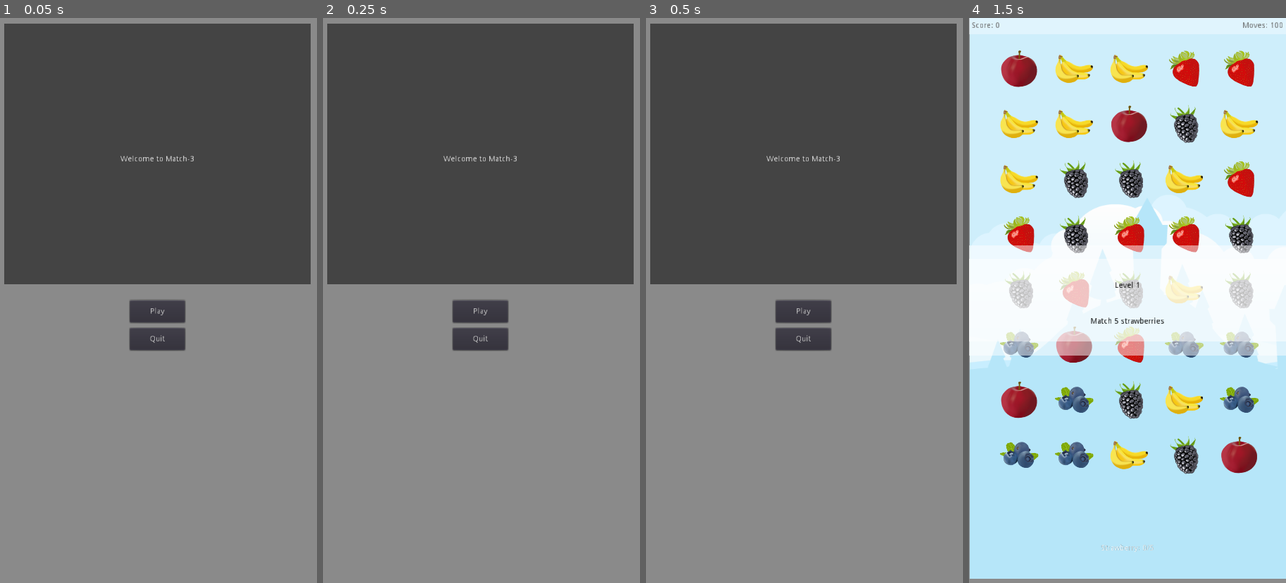
Above: before the commit, frames 1-4 (left to right).
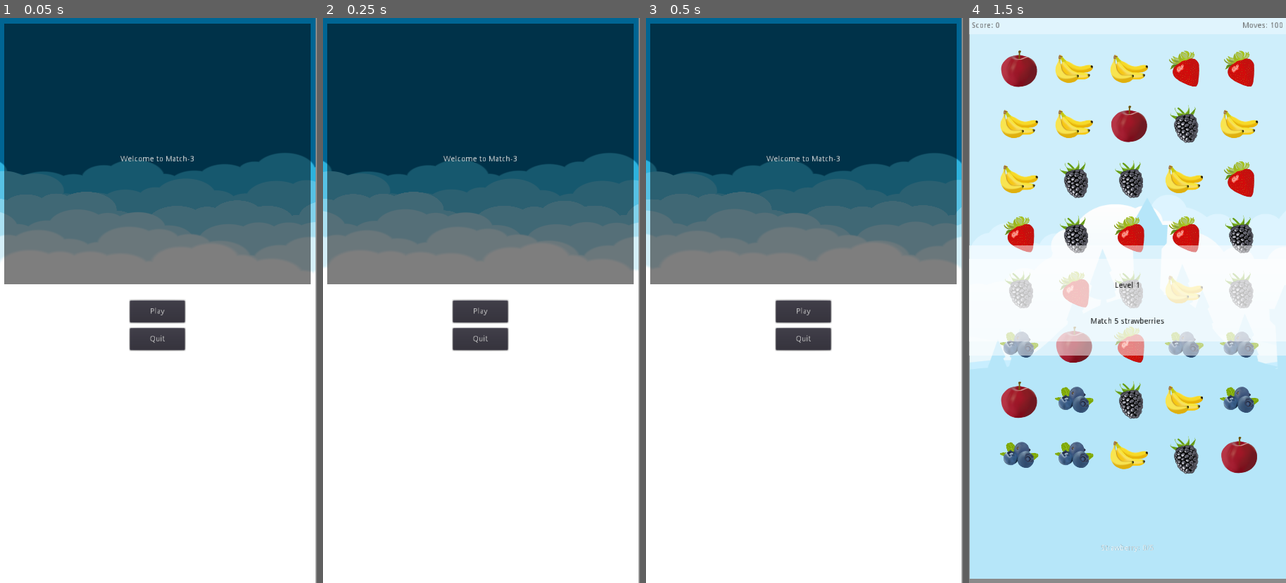
Above: after the commit, the same moments.

Repository: TaterOh/03-Juicy-Match-3
Game: Godot game, scene res://UI/Menu.tscn
Same seed, same stepped clock (60 frames per second), same inputs: the game is played once before the commit and once after it. The engine's default icon, where the game draws it, is replaced by a stand-in: a white triangle on a blue panel in a dark square.
Inputs (mouse positions are in pixels of both pictures, inside the frame that each line leads up to):
- Up to frame 1 (0.05 s): no input
- Up to frame 2 (0.25 s): no input
- Up to frame 3 (0.5 s): no input
- Up to frame 4 (1.5 s): click "Play" at 0.5 s; tap Enter at 1.25 s; move the mouse to (1197, 272) at 1.27 s

The runs differ from the first frame. In frame 1, 98% of the frame differs, in the area x 0-100%, y 0-100%; in frame 2, 98%; in frame 3, 98%; in frame 4, nothing differs.

Commit message:
Added clouds

Diff:
--- /dev/null
+++ b/Shaders/Clouds.tscn
@@ -0,0 +1,88 @@
+[gd_scene load_steps=4 format=2]
+
+[ext_resource path="res://icon.png" type="Texture" id=1]
+
+[sub_resource type="Shader" id=1]
+code = "shader_type canvas_item;
+
+uniform vec4 BackColor : hint_color = vec4(0.0, 0.4, 0.58, 1.0);
+uniform vec4 CloudColor : hint_color = vec4(0.18, 0.70, 0.87, 1.0);
+uniform float speed : hint_range(0.0, 5.0) = 0.1;
+
+const float TAU = 6.28318530718;
+
+float Func(float pX)
+{
+	return 0.6*(0.5*sin(0.1*pX) + 0.5*sin(0.553*pX) + 0.7*sin(1.2*pX));
+}
+
+
+float FuncR(float pX)
+{
+	return 0.5 + 0.25*(1.0 + sin(mod(40.0*pX, TAU)));
+}
+
+
+float Layer(vec2 pQ, float pT)
+{
+	vec2 Qt = 3.5*pQ;
+	pT *= 0.5;
+	Qt.x += pT;
+
+	float Xi = floor(Qt.x);
+	float Xf = Qt.x - Xi -0.5;
+
+	vec2 C;
+	float Yi;
+	float D = 1.0 - step(Qt.y,  Func(Qt.x));
+
+	// Disk:
+	Yi = Func(Xi + 0.5);
+	C = vec2(Xf, Qt.y - Yi );
+	D =  min(D, length(C) - FuncR(Xi+ pT/80.0));
+
+	// Previous disk:
+	Yi = Func(Xi+1.0 + 0.5);
+	C = vec2(Xf-1.0, Qt.y - Yi );
+	D =  min(D, length(C) - FuncR(Xi+1.0+ pT/80.0));
+
+	// Next Disk:
+	Yi = Func(Xi-1.0 + 0.5);
+	C = vec2(Xf+1.0, Qt.y - Yi );
+	D =  min(D, length(C) - FuncR(Xi-1.0+ pT/80.0));
+
+	return min(1.0, D);
+}
+
+void fragment() {
+	//vec2 uv = 8.0 * (SCREEN_UV - UV * 2.0);
+	vec2 uv = 3.0 * (SCREEN_UV - UV * 2.0);
+
+	// Render:
+	vec3 Color= BackColor.rgb;
+	for(float J = 0.0; J <= 1.0; J += 0.2)
+	{
+		// Cloud Layer:
+		float Lt =  TIME * speed * (0.5  + 2.0 * J) * (1.0 + 0.1 * sin(226.0 * J)) + 17.0 * J;
+		vec2 Lp = vec2(0.0, 0.3 + 1.5 * ( J - 0.5));
+		float L = Layer(uv + Lp, Lt);
+		// Blur and color:
+		float Blur = 4.0 * (0.5 * abs(2.0 - 5.0 * J)) / (11.0 - 5.0 * J);
+		float V = mix( 0.0, 1.0, 1.0 - smoothstep( 0.0, 0.01 +0.2 * Blur, L ) );
+		vec3 Lc=  mix(CloudColor.rgb, vec3(1.0), J);
+		Color =mix(Color, Lc,  V);
+	}
+	COLOR = vec4(Color,1.);
+}"
+
+[sub_resource type="ShaderMaterial" id=2]
+shader = SubResource( 1 )
+shader_param/BackColor = Color( 0, 0.4, 0.58, 1 )
+shader_param/CloudColor = Color( 0.18, 0.7, 0.87, 1 )
+shader_param/speed = 1.0
+
+[node name="Clouds" type="Sprite"]
+material = SubResource( 2 )
+scale = Vector2( 4.5, 8 )
+texture = ExtResource( 1 )
+centered = false
--- a/UI/Lose.tscn
+++ b/UI/Lose.tscn
@@ -1,6 +1,7 @@
-[gd_scene load_steps=2 format=2]
+[gd_scene load_steps=3 format=2]
 
 [ext_resource path="res://UI/Menu.gd" type="Script" id=1]
+[ext_resource path="res://Shaders/Clouds.tscn" type="PackedScene" id=2]
 
 [node name="Menu" type="Control"]
 anchor_right = 1.0
@@ -9,6 +10,8 @@
 __meta__ = {
 "_edit_use_anchors_": false
 }
+
+[node name="Clouds" parent="." instance=ExtResource( 2 )]
 
 [node name="Background" type="ColorRect" parent="."]
 margin_left = 10.0
--- a/UI/Menu.tscn
+++ b/UI/Menu.tscn
@@ -1,6 +1,7 @@
-[gd_scene load_steps=2 format=2]
+[gd_scene load_steps=3 format=2]
 
 [ext_resource path="res://UI/Menu.gd" type="Script" id=1]
+[ext_resource path="res://Shaders/Clouds.tscn" type="PackedScene" id=2]
 
 [node name="Menu" type="Control"]
 anchor_right = 1.0
@@ -9,6 +10,8 @@
 __meta__ = {
 "_edit_use_anchors_": false
 }
+
+[node name="Clouds" parent="." instance=ExtResource( 2 )]
 
 [node name="Background" type="ColorRect" parent="."]
 margin_left = 10.0
--- a/UI/Win.tscn
+++ b/UI/Win.tscn
@@ -1,6 +1,7 @@
-[gd_scene load_steps=2 format=2]
+[gd_scene load_steps=3 format=2]
 
 [ext_resource path="res://UI/Menu.gd" type="Script" id=1]
+[ext_resource path="res://Shaders/Clouds.tscn" type="PackedScene" id=2]
 
 [node name="Menu" type="Control"]
 anchor_right = 1.0
@@ -9,6 +10,8 @@
 __meta__ = {
 "_edit_use_anchors_": false
 }
+
+[node name="Clouds" parent="." instance=ExtResource( 2 )]
 
 [node name="Background" type="ColorRect" parent="."]
 margin_left = 10.0
